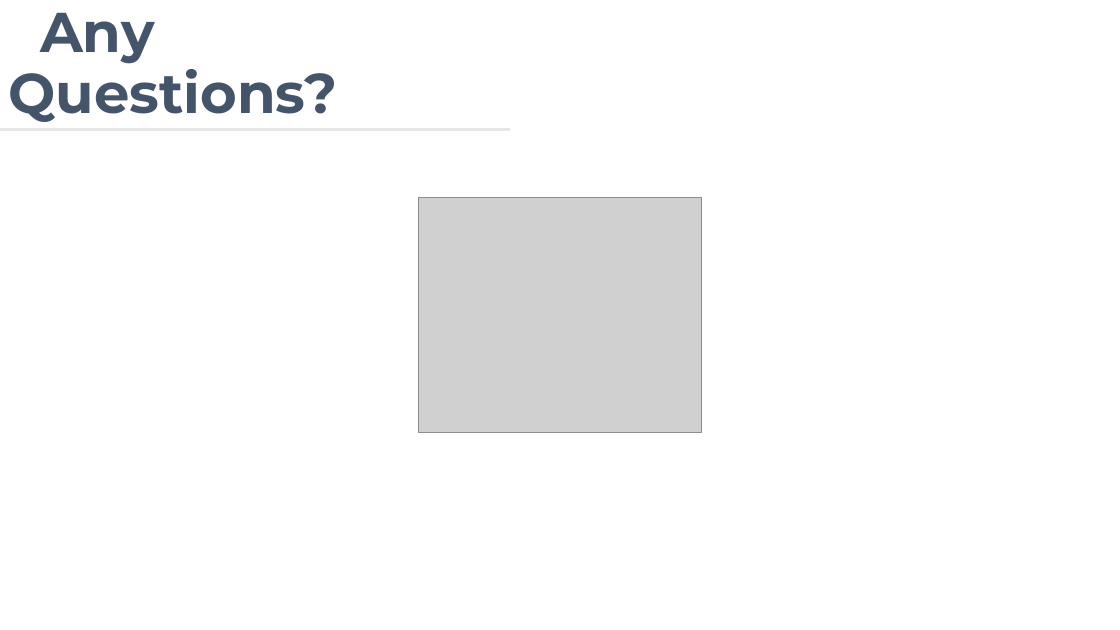
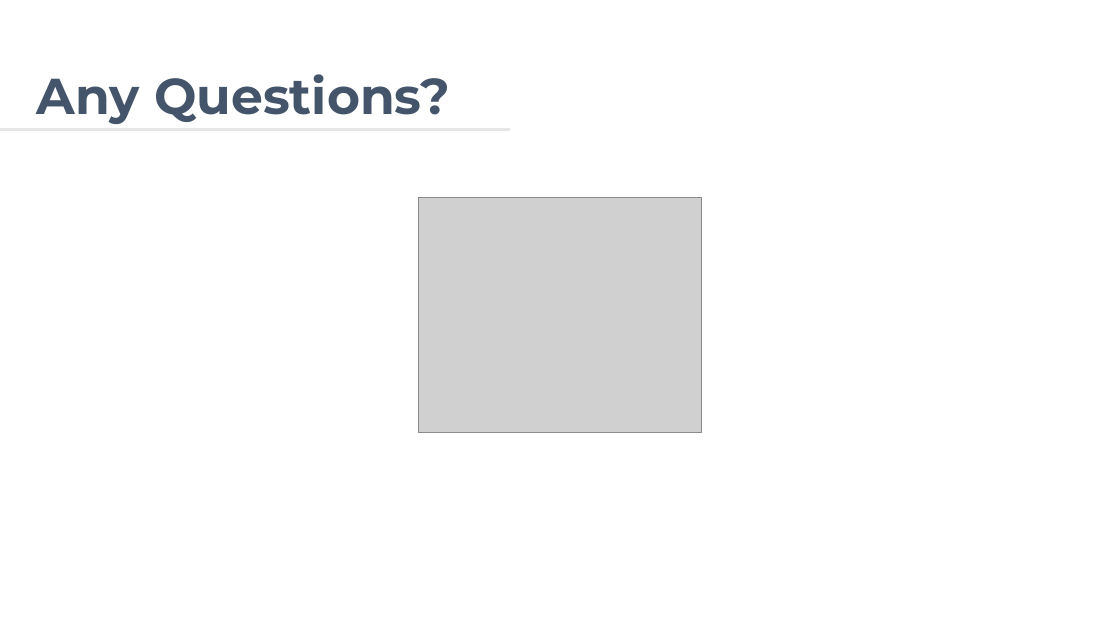
Before and after one commit to avifarah/Know-the-signs-when-and-how-talk-about-drugs, a slide deck: slide 16 of Know the Signs_When and How to Talk about Drugs.pptx. Drawn at 1120x630 pixels with LibreOffice and Linux fonts; fonts in the diff are those of the drawing; grey boxes stand for pictures. Boxes give left, top, right and bottom in pixels: in the first picture for what was removed or moved away, otherwise in the second. Text is boxed around its words. In the diff, an @@ line names an element or a change of style, - is before the commit and + after.

```diff
--- a/Know the Signs_When and How to Talk about Drugs.pptx
+++ b/Know the Signs_When and How to Talk about Drugs.pptx
@@ title "Any Questions?" at (37, 74, 450, 124): size 48 to 43.2 pt @@
```
Also in this commit, not shown: 4 other slides changed.
